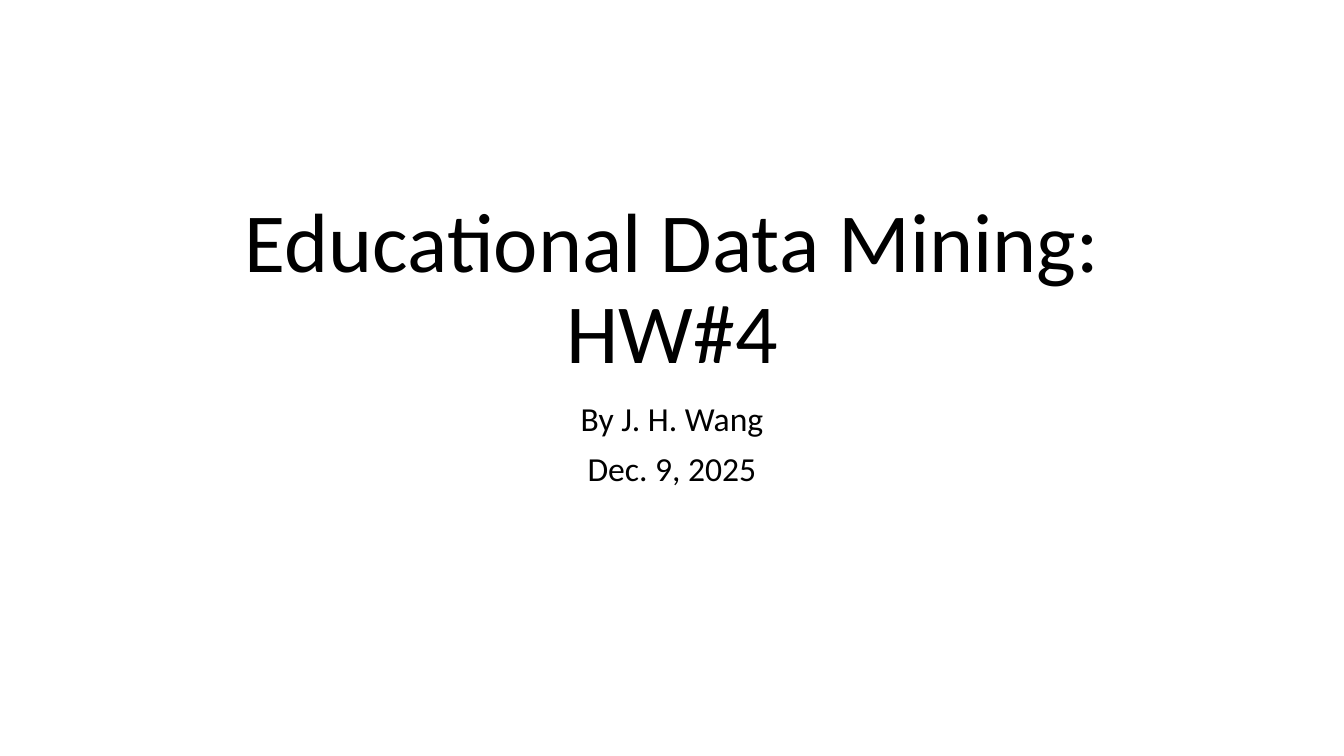
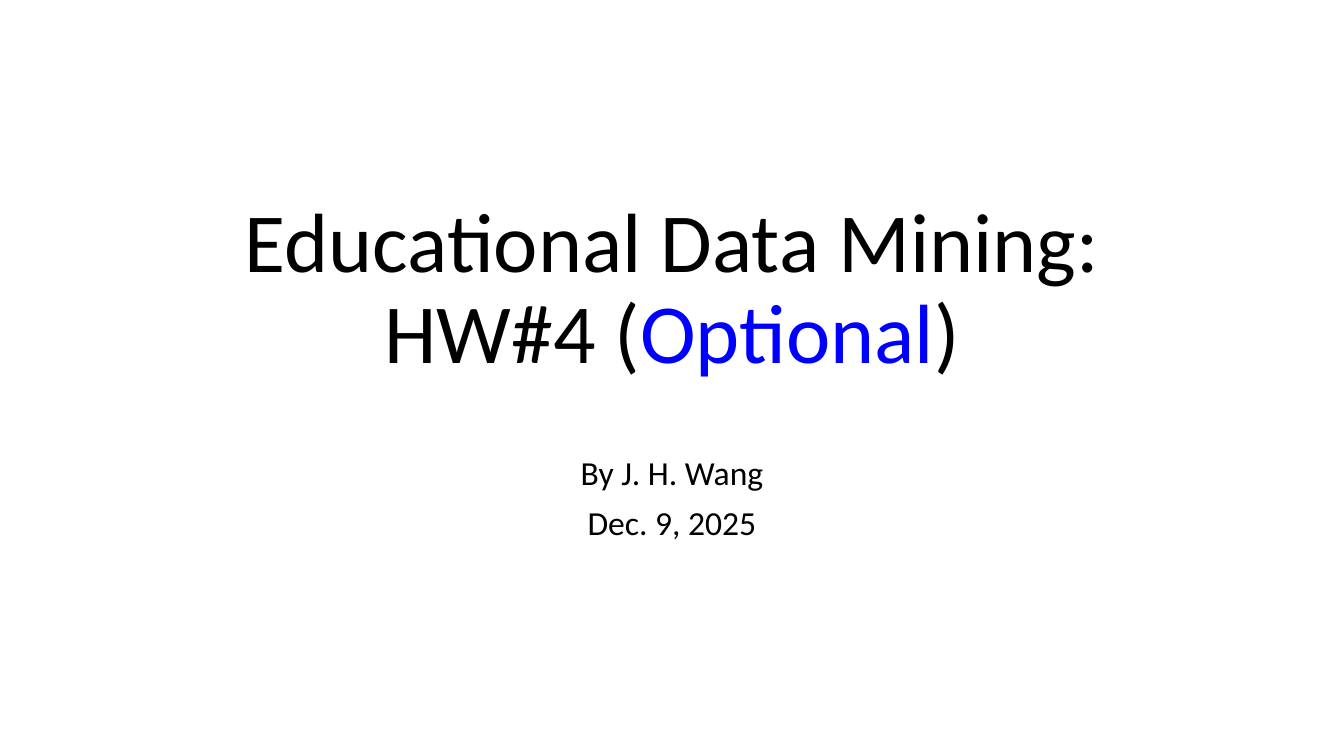
Before and after one commit to chriswjh/chriswjh.github.io, a slide deck: slide 1 of EDM/HW4.pptx. Drawn at 1344x756 pixels with LibreOffice and Linux fonts; fonts in the diff are those of the drawing. Boxes give left, top, right and bottom in pixels: in the first picture for what was removed or moved away, otherwise in the second. Text is boxed around its words. In the diff, an @@ line names an element or a change of style, - is before the commit and + after.

```diff
--- a/EDM/HW4.pptx
+++ b/EDM/HW4.pptx
@@ title at (245, 213, 1098, 377): text changed @@
-Educational Data Mining: HW#4
+Educational Data Mining: HW#4 (Optional)
@@ subtitle "By J. H. Wang": place and size @@
-subtitle "By J. H. Wang" at (581, 409, 763, 485)
+subtitle "By J. H. Wang" at (581, 463, 763, 539)
```
Also in this commit, not shown: 3 other slides changed.
